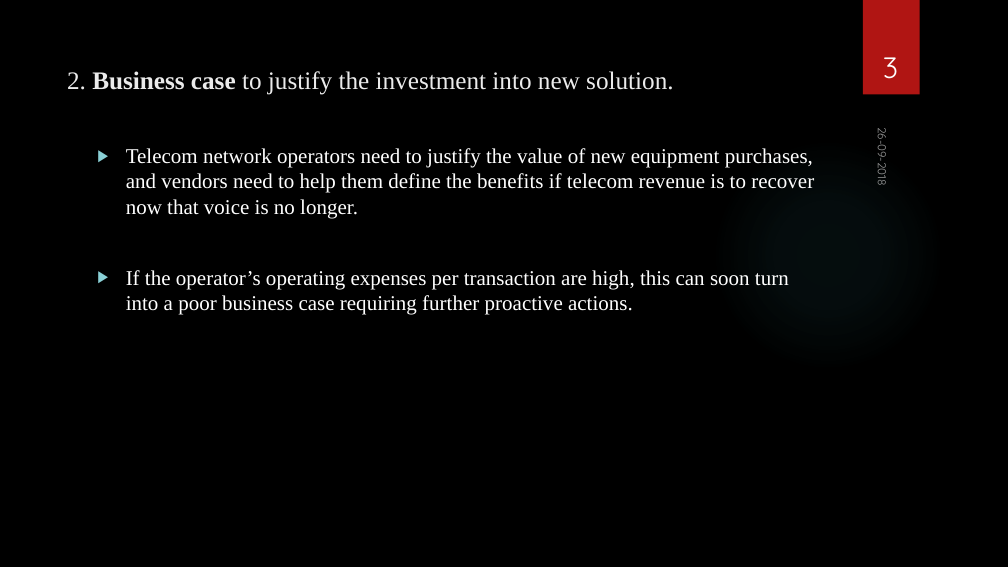
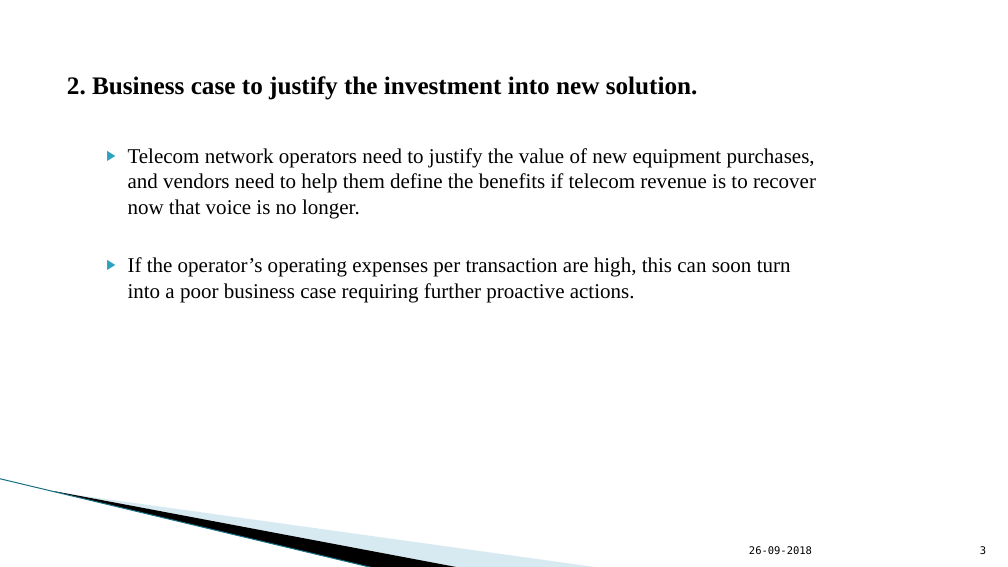
Before and after one commit to chinni112233/one, a slide deck: slide 3 of brainex.pptx. Drawn at 1008x567 pixels with LibreOffice and Linux fonts; fonts in the diff are those of the drawing; background and template pictures are left out. Boxes give left, top, right and bottom in pixels: in the first picture for what was removed or moved away, otherwise in the second. Text is boxed around its words. In the diff, an @@ line names an element or a change of style, - is before the commit and + after.

```diff
--- a/brainex.pptx
+++ b/brainex.pptx
@@ background picture (left out) to #FFFFFF @@
@@ rectangle removed at (x1=863, y1=0, x2=920, y2=95) @@
@@ title "2. Business case to justify ..." at (x1=67, y1=76, x2=698, y2=100): text colour #EBEBEB to #000000; bold on in "2. to justify the investment into new ..."; vertical alignment top to middle @@
@@ text "Telecom network operators need to ..." at (x1=128, y1=148, x2=816, y2=302): text colour #FFFFFF to #000000; indent changed; less space between paragraphs; bullet colour #8AD0D6 to #2DA2BF @@
@@ ellipse removed at (x1=712, y1=138, x2=944, y2=371) @@
@@ line added from (0, 479) to (374, 567), #97C5D8 0.95 pt @@
@@ freeform shape added at (x1=54, y1=491, x2=461, y2=567), fill #000000 @@
@@ freeform shape added at (x1=55, y1=492, x2=600, y2=567), fill #A0CBDC at 40% opacity @@
@@ text "26-09-2018" moved from (x1=874, y1=132, x2=891, y2=185) to (x1=749, y1=546, x2=812, y2=554) @@
@@ text "26-09-2018" at (x1=749, y1=546, x2=812, y2=554): size 11 to 10 pt, font Quicksand to DejaVu Sans Mono, text colour #FFFFFF at 60% opacity to #000000; vertical alignment top to bottom; rotation 90 to 0 degrees @@
@@ page number moved from (x1=883, y1=57, x2=898, y2=79) to (x1=980, y1=546, x2=986, y2=554) @@
@@ page number at (x1=980, y1=546, x2=986, y2=554): size 28 to 10 pt, font Quicksand to DejaVu Sans Mono, text colour #FFFFFF to #000000; alignment centre to right @@
```
Also in this commit, not shown: 6 other slides changed.
